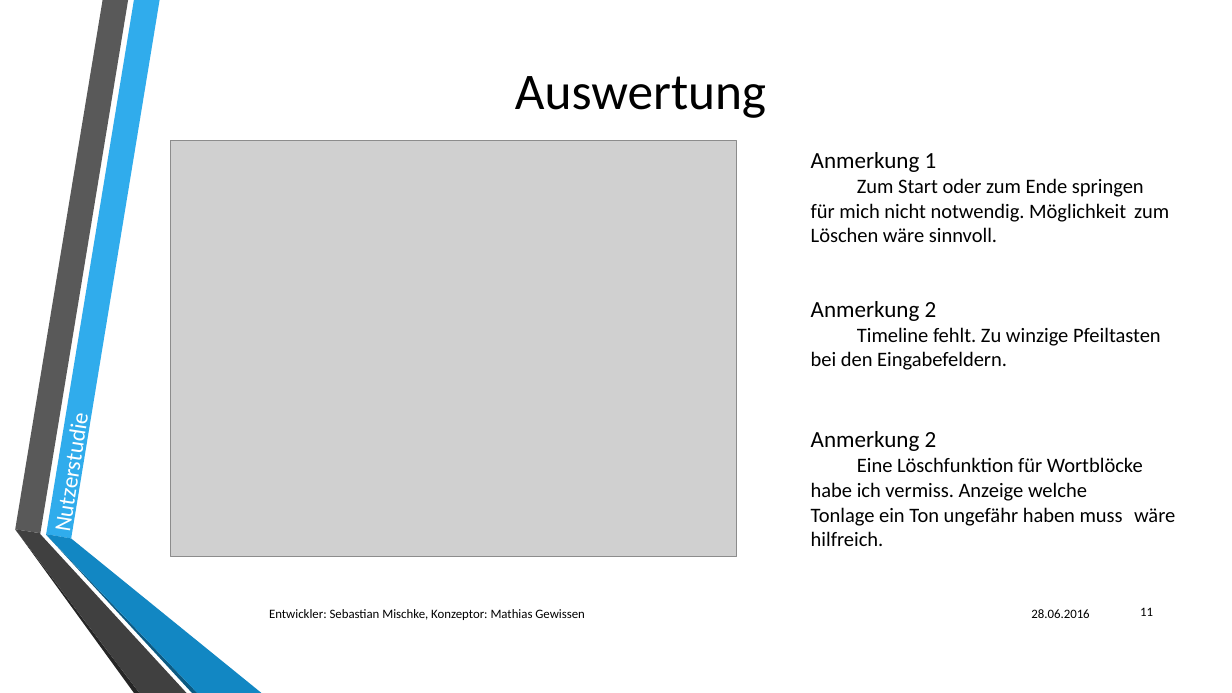
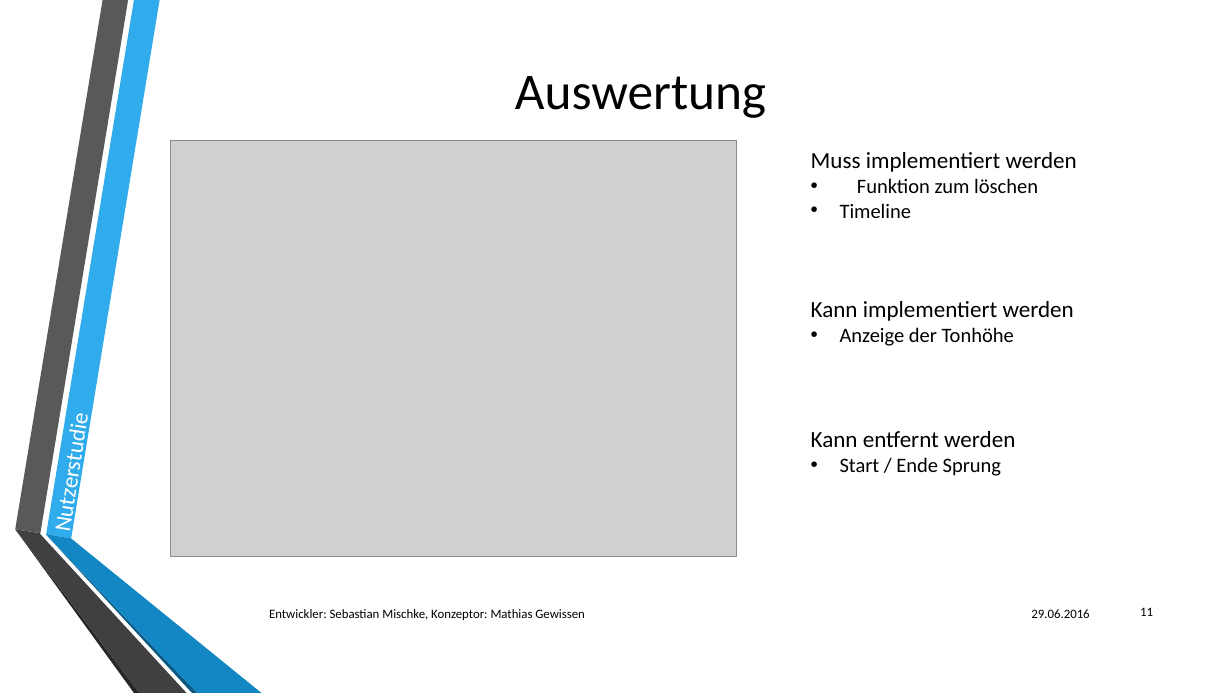
Before and after one commit to Saritus/UFC, a slide deck: slide 11 of Ultrastar-File-Creator.pptx. Drawn at 1232x693 pixels with LibreOffice and Linux fonts; fonts in the diff are those of the drawing; grey boxes stand for pictures; background and template pictures are left out. Boxes give left, top, right and bottom in pixels: in the first picture for what was removed or moved away, otherwise in the second. Text is boxed around its words. In the diff, an @@ line names an element or a change of style, - is before the commit and + after.

```diff
--- a/Ultrastar-File-Creator.pptx
+++ b/Ultrastar-File-Creator.pptx
@@ text at (811, 152, 1077, 218): text changed @@
-Anmerkung 1
-Zum Start oder zum Ende springen für mich nicht notwendig. Möglichkeit zum Löschen wäre sinnvoll.
+Muss implementiert werden
+• Funktion zum löschen
+• Timeline
@@ text at (811, 301, 1074, 346): text changed; size 16 to 18 pt @@
-Anmerkung 2
-Timeline fehlt. Zu winzige Pfeiltasten bei den Eingabefeldern.
+Kann implementiert werden
+• Anzeige der Tonhöhe
@@ text at (811, 431, 1015, 476): text changed; size 16 to 18 pt @@
-Anmerkung 2
-Eine Löschfunktion für Wortblöcke habe ich vermiss. Anzeige welche Tonlage ein Ton ungefähr haben muss wäre hilfreich.
+Kann entfernt werden
+• Start / Ende Sprung
@@ text at (1031, 609, 1089, 618): text changed @@
-28.06.2016
+29.06.2016
```
Also in this commit, not shown: 12 other slides changed.
